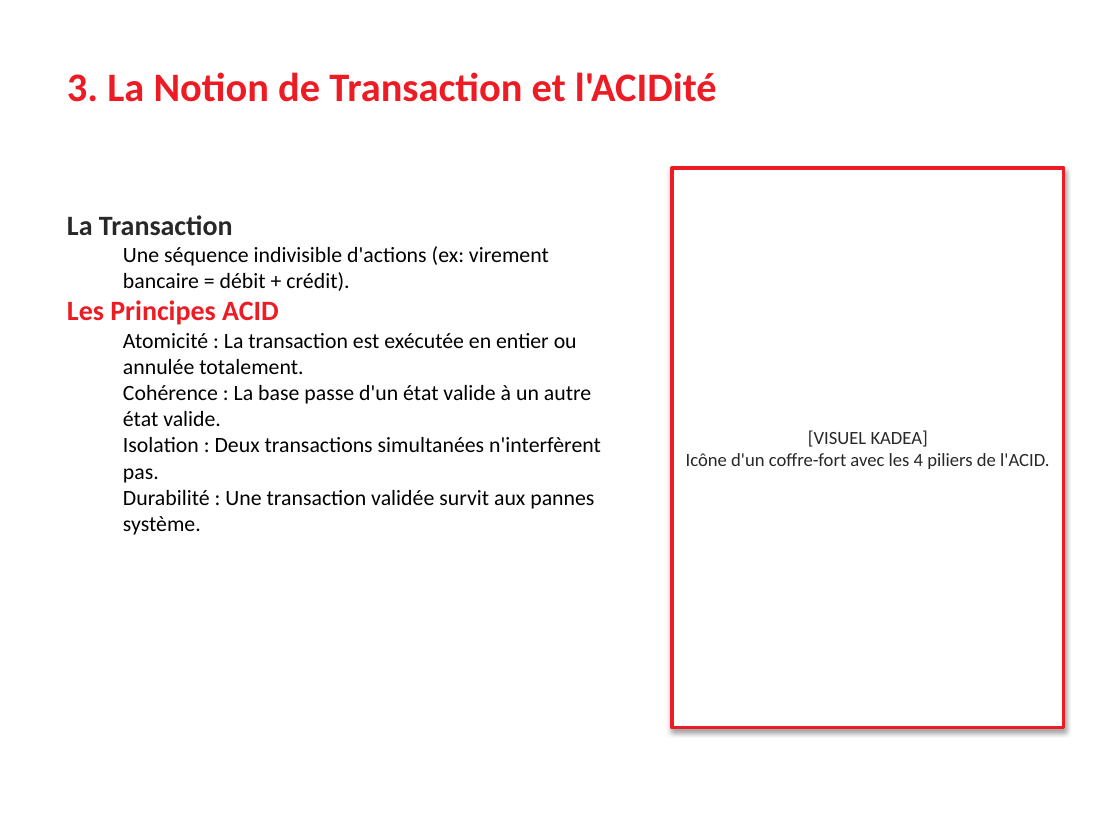
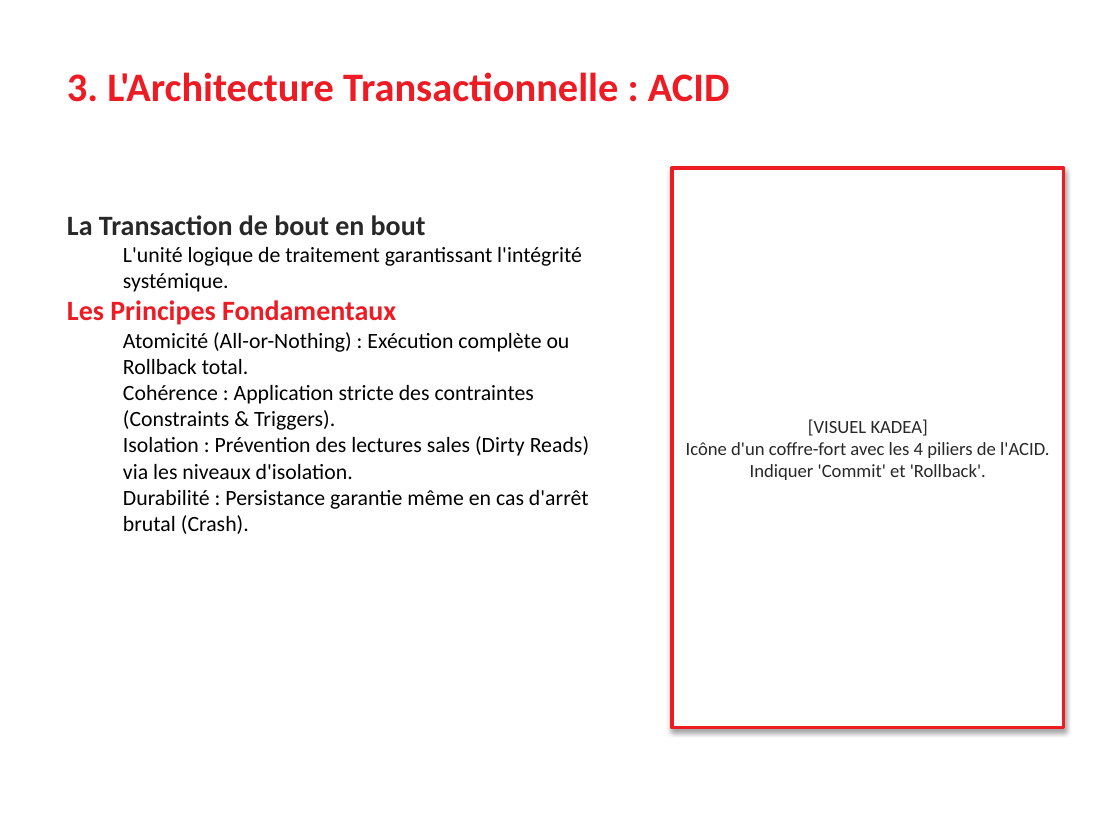
Before and after one commit to gatienseven7/train_model, a slide deck: slide 4 of Cours_Complet_BDD_et_SQL.pptx. Drawn at 1120x840 pixels with LibreOffice and Linux fonts; fonts in the diff are those of the drawing. Boxes give left, top, right and bottom in pixels: in the first picture for what was removed or moved away, otherwise in the second. Text is boxed around its words. In the diff, an @@ line names an element or a change of style, - is before the commit and + after.

```diff
--- a/Cours_Complet_BDD_et_SQL.pptx
+++ b/Cours_Complet_BDD_et_SQL.pptx
@@ text at <box>67,72,730,102</box>: text changed @@
-3. La Notion de Transaction et l'ACIDité
+3. L'Architecture Transactionnelle : ACID
@@ text at <box>67,215,589,534</box>: text changed @@
-La Transaction
-  Une séquence indivisible d'actions (ex: virement bancaire = débit + crédit).
-Les Principes ACID
-  Atomicité : La transaction est exécutée en entier ou annulée totalement.
-  Cohérence : La base passe d'un état valide à un autre état valide.
-  Isolation : Deux transactions simultanées n'interfèrent pas.
-  Durabilité : Une transaction validée survit aux pannes système.
+La Transaction de bout en bout
+  L'unité logique de traitement garantissant l'intégrité systémique.
+Les Principes Fondamentaux
+  Atomicité (All-or-Nothing) : Exécution complète ou Rollback total.
+  Cohérence : Application stricte des contraintes (Constraints & Triggers).
+  Isolation : Prévention des lectures sales (Dirty Reads) via les niveaux d'isolation.
+  Durabilité : Persistance garantie même en cas d'arrêt brutal (Crash).
@@ text in rectangle at <box>686,419,1049,480</box>: text changed @@
-[VISUEL KADEA]
-Icône d'un coffre-fort avec les 4 piliers de l'ACID.
+[VISUEL KADEA]
+Icône d'un coffre-fort avec les 4 piliers de l'ACID. Indiquer 'Commit' et 'Rollback'.
```
Also in this commit, not shown: 4 other slides changed, 3 slides added, 3 other files.
